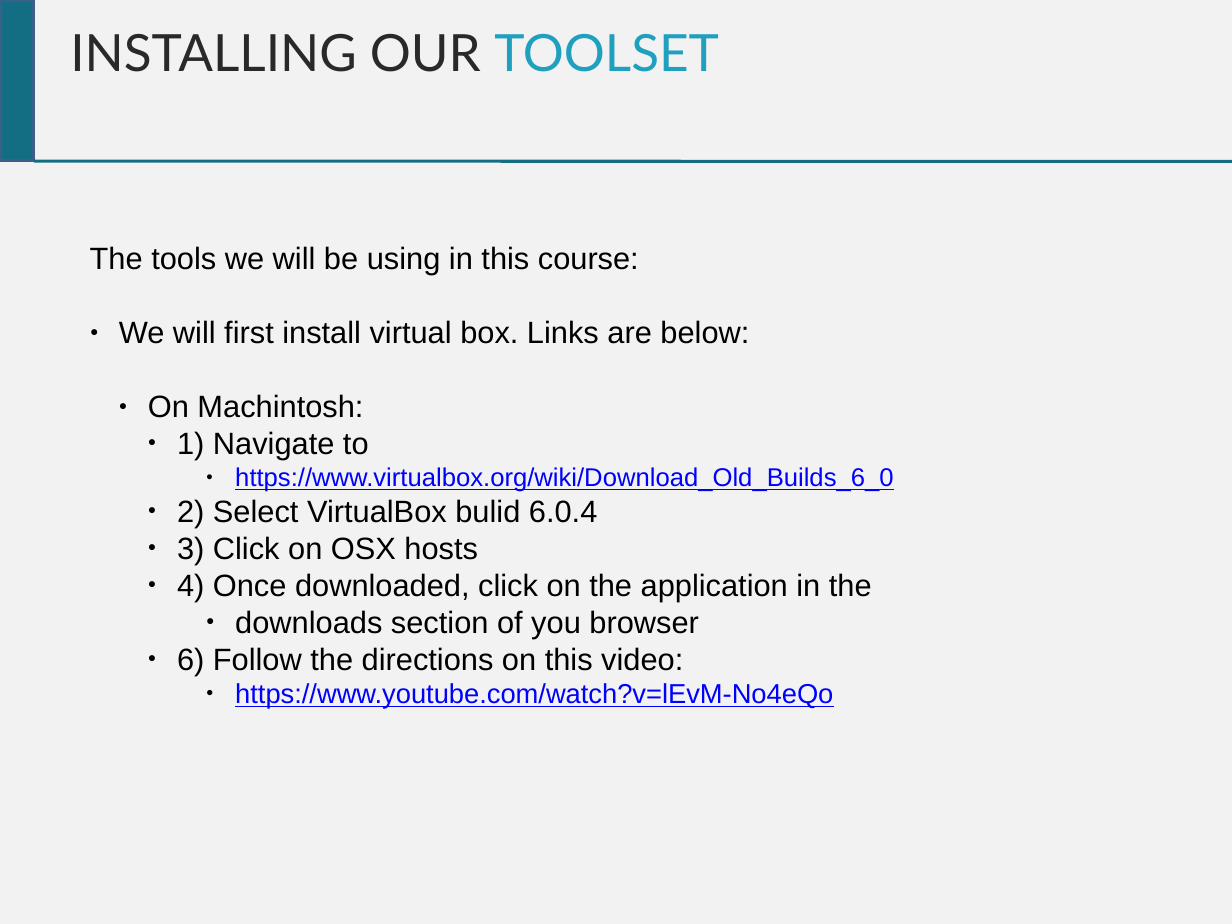
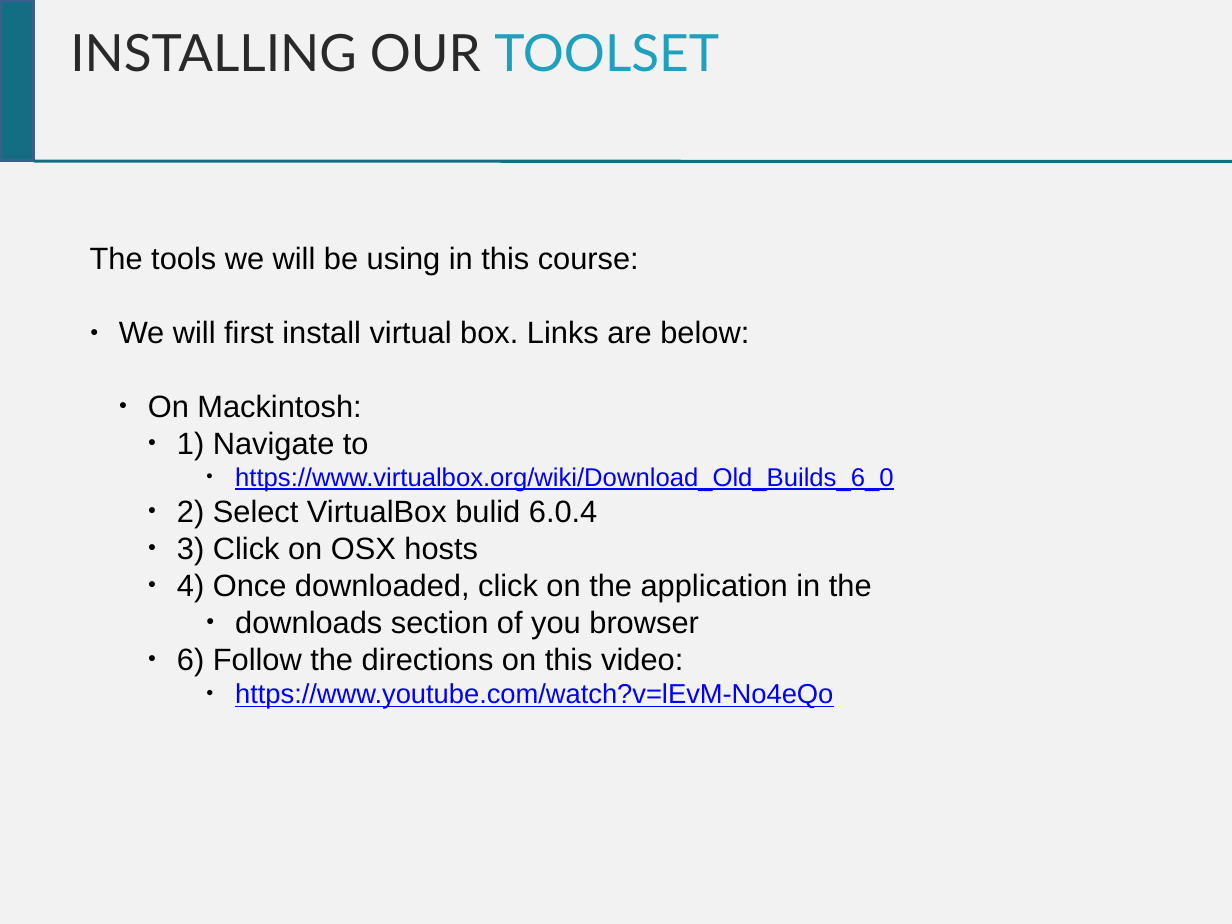
Before and after one commit to chrisgauthier742018/devopscourse, a slide deck: slide 5 of Dev Ops Course - Desktop Setup.pptx (slide 4 before the commit). Drawn at 1232x924 pixels with LibreOffice and Linux fonts; fonts in the diff are those of the drawing. Boxes give left, top, right and bottom in pixels: in the first picture for what was removed or moved away, otherwise in the second. Text is boxed around its words. In the diff, an @@ line names an element or a change of style, - is before the commit and + after.

```diff
--- a/Dev Ops Course - Desktop Setup.pptx
+++ b/Dev Ops Course - Desktop Setup.pptx
@@ text at [148, 394, 361, 418]: text changed @@
-  ● On Machintosh:
+  ● On Mackintosh:
```
Also in this commit, not shown: 3 other slides changed, 9 slides added, 1 slide removed, 1 other file.
